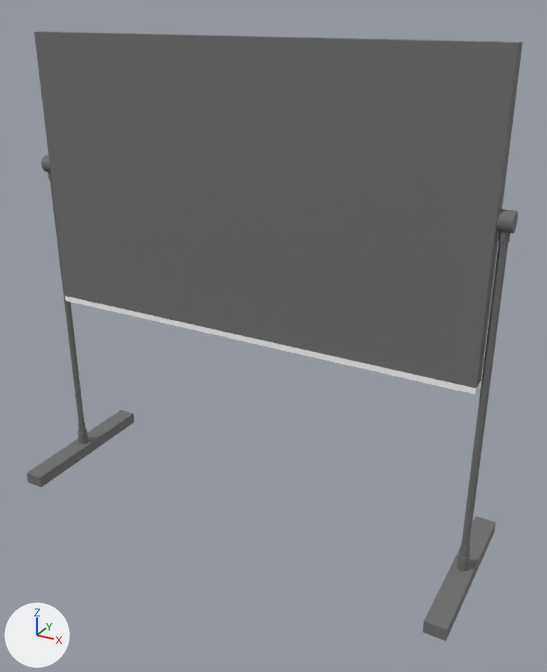
What one commit did to the FBX model Infinity/Assets/Characters and Objects/board.fbx.
Both versions are drawn from a camera (50 mm lens) standing at (0.0875, -0.1455, 0.1259) and looking at (0.0073, 0.0003, 0.053). Lighting does not change. The marker at lower left points along +X, +Y and +Z. Where no turn or scale is listed for an object, it has been applied to the vertices.

Before the edit, the objects in view are built like this:
```python
me_mesh = bpy.data.meshes.new('Mesh')
me_mesh.from_pydata(...)  # 12 vertices, 10 faces; spans x -0.0567..0.0567, y -0.002..0.002, z -0.0336..0.0336
# faces by material slot: [8, 1, 1]
me_mesh.materials.append(mat_blinn4)  # grey #717171
me_mesh.materials.append(mat_blinn1)  # black #000000
me_mesh.materials.append(mat_lambert1)  # grey #bcbcbc
me_mesh_001 = bpy.data.meshes.new('Mesh.001')
me_mesh_001.from_pydata(...)  # a box spanning x -0.005..0.1084, y -0.005..0.005, z -0.0007..0.0007
me_mesh_001.materials.append(mat_blinn7)  # white #ffffff
me_mesh_007 = bpy.data.meshes.new('Mesh.007')
me_mesh_007.from_pydata(...)  # 20 vertices, 26 faces; spans x -0.0009..0.0009, y -0.0009..0.0009, z -0.0789..0.0009
me_mesh_007.materials.append(mat_blinn5)  # grey #717171
me_mesh_012 = bpy.data.meshes.new('Mesh.012')
me_mesh_012.from_pydata(...)  # a box spanning x -0.0026..0.0026, y -0.0208..0.0208, z -0.0016..0.0016
me_mesh_012.materials.append(mat_blinn5)  # grey #717171
me_mesh_013 = bpy.data.meshes.new('Mesh.013')
me_mesh_013.from_pydata(...)  # a box spanning x -0.0026..0.0026, y -0.0208..0.0208, z -0.0016..0.0016
me_mesh_013.materials.append(mat_blinn5)  # grey #717171
ob_pcube1 = bpy.data.objects.new('pCube1', me_mesh)
ob_pcube1.location = (0.0, 0.0, 0.086)
ob_pcube2 = bpy.data.objects.new('pCube2', me_mesh_001)
ob_pcube2.location = (-0.0517, 0.003, 0.0516)
ob_pcube3 = bpy.data.objects.new('pCube3', me_mesh_012)
ob_pcube3.location = (0.0582, 0.0, 0.003)
ob_pcube4 = bpy.data.objects.new('pCube4', me_mesh_013)
ob_pcube4.location = (-0.0581, 0.0, 0.003)
ob_pcylinder6 = bpy.data.objects.new('pCylinder6', me_mesh_007)
ob_pcylinder6.location = (0.0582, 0.0, 0.0832)
# also in view: 'pCylinder5' at (-0.0581, 0.0, 0.0442)
```
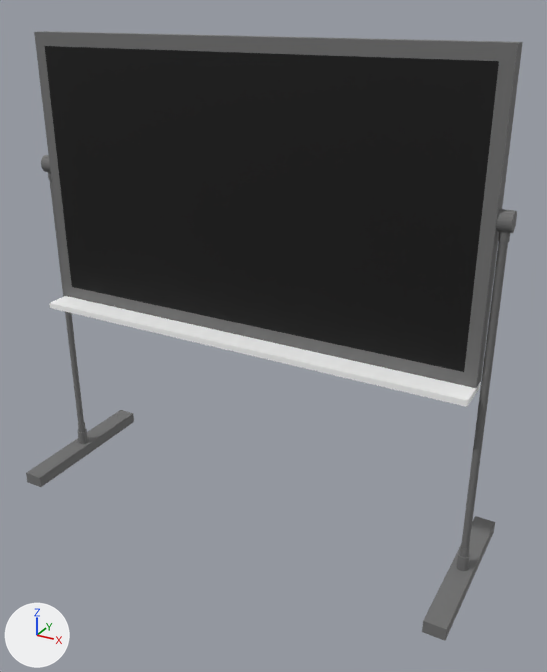
Where the newer file only moved an object's origin or applied its transform, the numbers keep the older frame.

What the commit changed:
Material 'blinn9' (mat_blinn9) is new.
Its base color is (1.0, 1.0, 1.0) (white #ffffff).
Its roughness is 0.749.
me_mesh_001 has 8 vertices, 6 faces and spans x -0.005..0.1084, y -0.005..0.005, z -0.0007..0.0007.
me_mesh_001 is used by ob_pcube2; location (-0.0517, 0.003, 0.0516).
me_mesh_001 no longer uses material mat_blinn7 (white #ffffff).
me_mesh_001 part 2: the whole mesh is turned -180 degrees about the z axis through its middle, then moved by (0.0, -0.0061, 0.0).
me_mesh_001 now uses material mat_blinn9 (white #ffffff).
me_mesh has 12 vertices, 10 faces and spans x -0.0567..0.0567, y -0.002..0.002, z -0.0336..0.0336.
me_mesh is used by ob_pcube1; location (0.0, 0.0, 0.086).
me_mesh part 1: the whole mesh is turned -180 degrees about the z axis through its middle.
me_mesh_012 has 8 vertices, 6 faces and spans x -0.0026..0.0026, y -0.0208..0.0208, z -0.0016..0.0016.
me_mesh_012 is used by ob_pcube3; location (0.0582, 0.0, 0.003).
me_mesh_012 part 4: the whole mesh is turned -180 degrees about the z axis through its middle, then moved by (-0.1165, 0.0, 0.0).
me_mesh_007 has 20 vertices, 26 faces and spans x -0.0009..0.0009, y -0.0009..0.0009, z -0.0789..0.0009.
me_mesh_007 is used by ob_pcylinder6; location (0.0582, 0.0, 0.0832).
me_mesh_007 part 3: the whole mesh is turned -180 degrees about the z axis through its middle, then moved by (-0.1163, 0.0, 0.0).

Where the change shows, as pixel boxes [x1, y1, x2, y2] in the pictures (547 x 672 px):
'pCube1', recoloured, mesh turned: [34, 31, 523, 388] in both
'pCube2', recoloured, mesh turned: before [65, 296, 483, 394]; after [49, 296, 481, 407]
'pCube3', mesh turned: before [423, 516, 496, 641]; after [26, 410, 134, 487]
'pCylinder6', mesh turned: before [461, 241, 508, 548]; after [49, 180, 84, 425]
'pCylinder5', unchanged, uncovered by the edit: before [50, 180, 84, 425]; after [461, 241, 508, 549]
